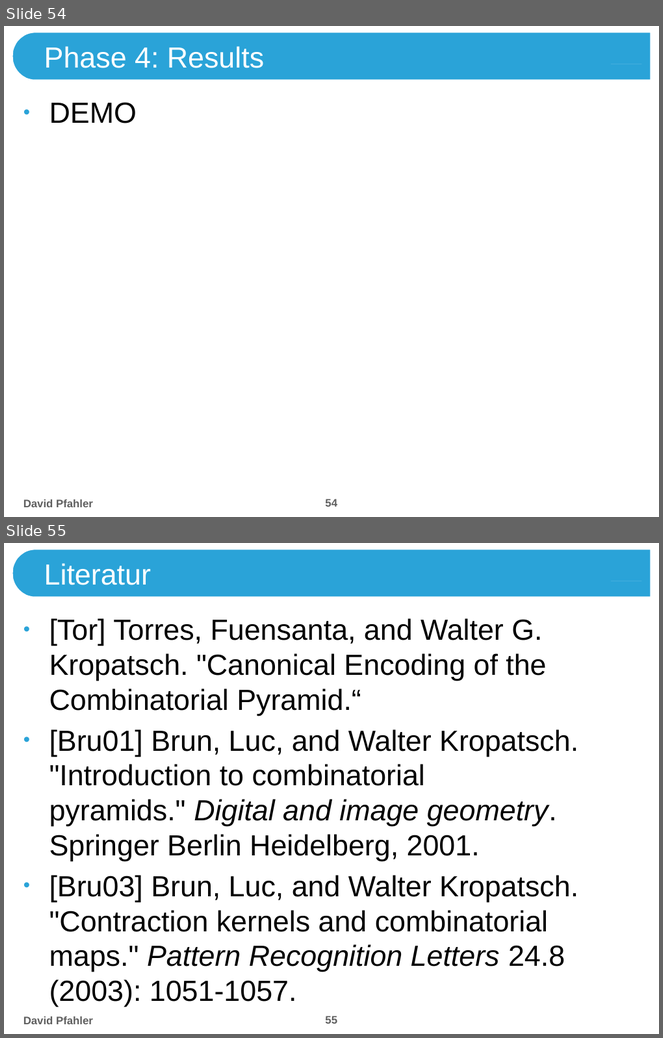
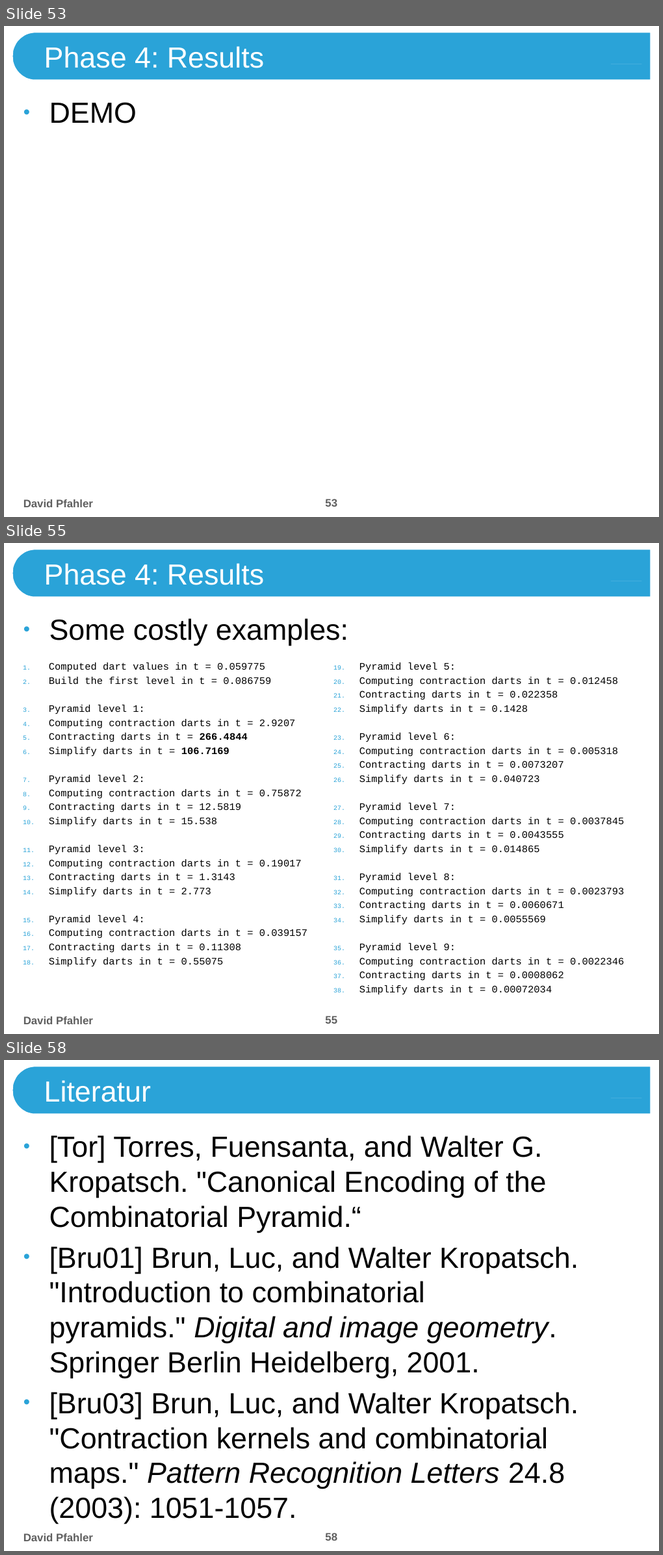
Before and after one commit to theShmoo/CombiPyr-ImSeg, a slide deck: doc/Combinatorial Pyramids.pptx. Shown one above the other, each under a label of ours: slides 54 and 55 before the commit, slides 53, 55 and 58 after it; the slides between them are not shown. The pictures are 663x1038 and 663x1555 pixels, drawn with LibreOffice and Linux fonts; fonts in the diff are those of the drawing; background and template pictures are left out. Boxes give left, top, right and bottom in pixels: in the first picture for what was removed or moved away, otherwise in the second. Text is boxed around its words. In the diff, an @@ line names an element or a change of style, - is before the commit and + after.

```diff
--- a/doc/Combinatorial Pyramids.pptx
+++ b/doc/Combinatorial Pyramids.pptx
@@ slide 55 added at <box>4,543,659,1034</box>, background #FFFFFF; not listed: 2 template elements that a slide beside it also shows @@
@@ title added at <box>44,563,264,585</box>, 32 pt, text #FFFFFF @@
+Phase 4: Results
@@ text added at <box>50,618,348,646</box>, 32 pt, text #000000 @@
+• Some costly examples:
@@ text added at <box>49,663,624,995</box>, 11 pt, text #000000 @@
+1. Computed dart values in t = 0.059775
+2. Build the first level in t = 0.086759
+3. Pyramid level 1:
+4. Computing contraction darts in t = 2.9207
+5. Contracting darts in t = 266.4844
+6. Simplify darts in t = 106.7169
+7. Pyramid level 2:
+8. Computing contraction darts in t = 0.75872
+9. Contracting darts in t = 12.5819
+10. Simplify darts in t = 15.538
+11. Pyramid level 3:
+12. Computing contraction darts in t = 0.19017
+13. Contracting darts in t = 1.3143
+14. Simplify darts in t = 2.773
+15. Pyramid level 4:
+16. Computing contraction darts in t = 0.039157
+17. Contracting darts in t = 0.11308
+18. Simplify darts in t = 0.55075
+19. Pyramid level 5:
+20. Computing contraction darts in t = 0.012458
+21. Contracting darts in t = 0.022358
+22. Simplify darts in t = 0.1428
+23. Pyramid level 6:
+24. Computing contraction darts in t = 0.005318
+25. Contracting darts in t = 0.0073207
+26. Simplify darts in t = 0.040723
+27. Pyramid level 7:
+28. Computing contraction darts in t = 0.0037845
+29. Contracting darts in t = 0.0043555
+30. Simplify darts in t = 0.014865
+31. Pyramid level 8:
+32. Computing contraction darts in t = 0.0023793
+33. Contracting darts in t = 0.0060671
+34. Simplify darts in t = 0.0055569
+35. Pyramid level 9:
+36. Computing contraction darts in t = 0.0022346
+37. Contracting darts in t = 0.0008062
+38. Simplify darts in t = 0.00072034
@@ text added at <box>24,1017,93,1025</box>, 12 pt, text #5F5F5F, bold @@
+David Pfahler
@@ page number added at <box>325,1016,337,1024</box>, 12 pt, text #5F5F5F, bold @@
+55
@@ what was slide 54 is now slide 53 @@
@@ page number at <box>325,499,337,507</box>: text changed @@
-54
+53
@@ what was slide 55 is now slide 58 @@
```
Also in this commit, not shown: 1 slide changed, 3 other slides added, 1 slide removed, 1 other file.
